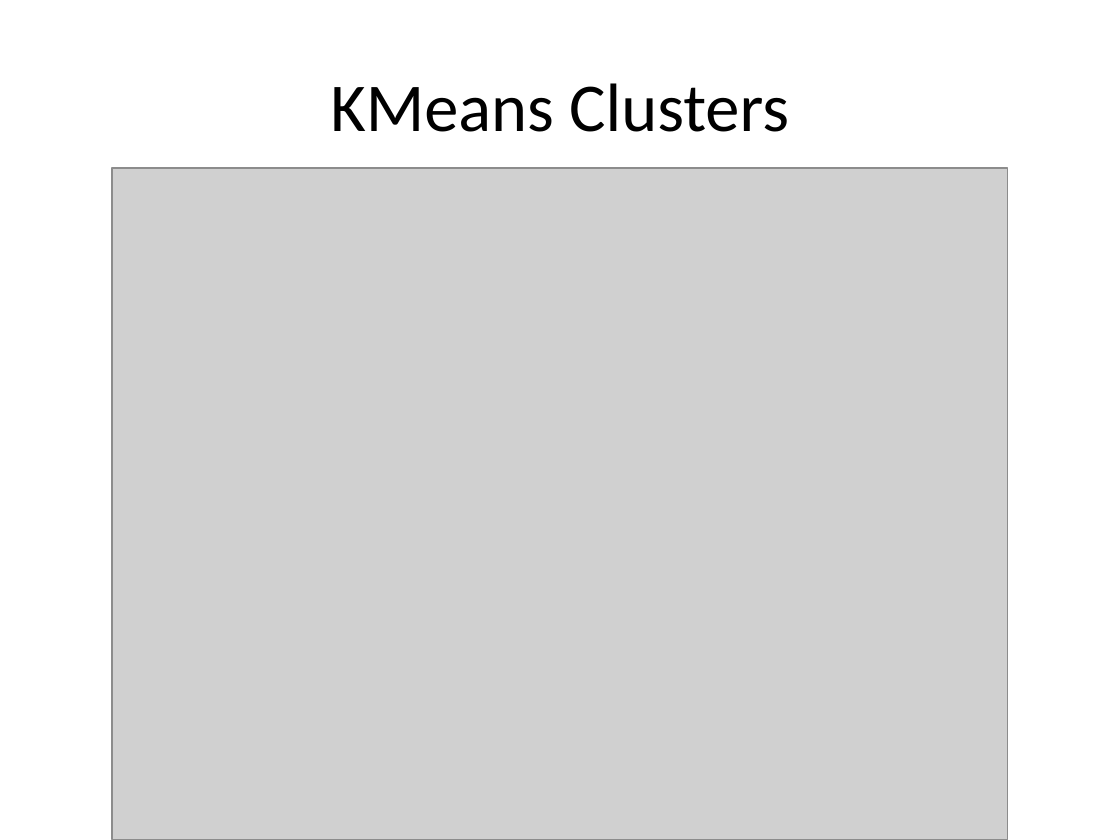
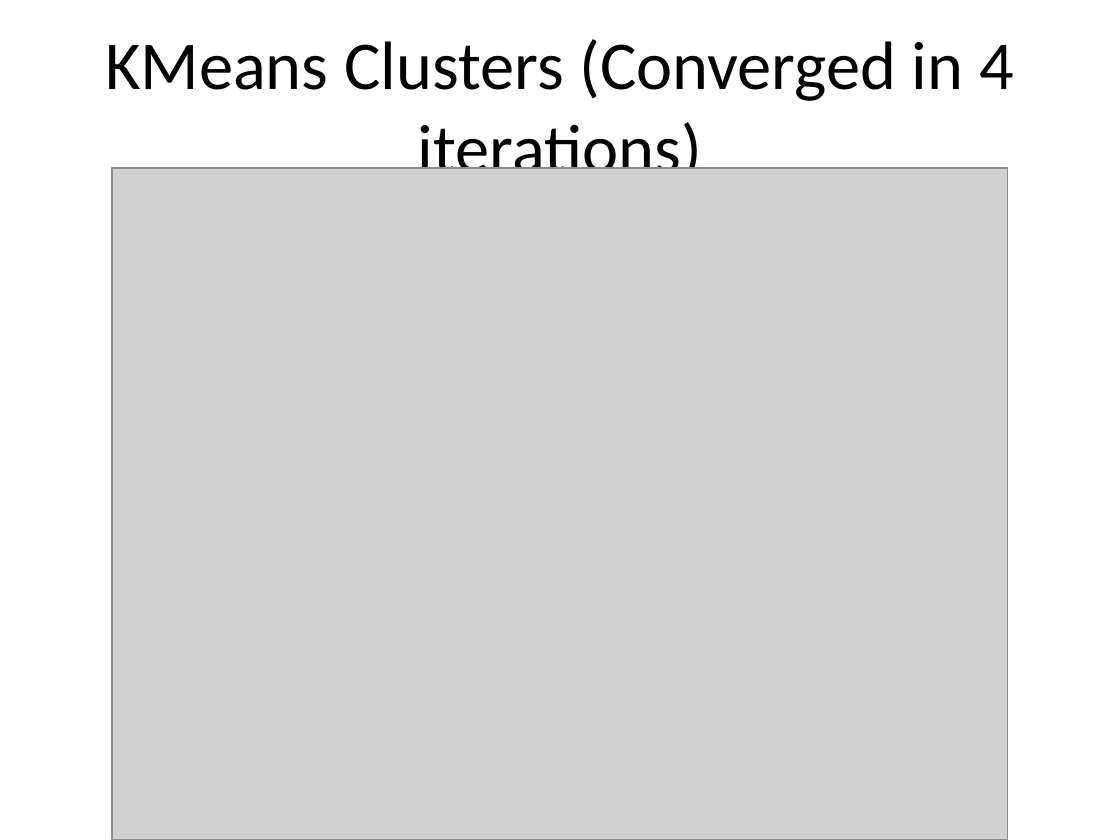
Before and after one commit to DenizIsikli/62533-62T22Appliedmachinelearningandbigdata, a slide deck: slide 3 of Project/Results/VisualizationAndEvaluation/Cluster_Evaluation_Presentation.pptx. Drawn at 1120x840 pixels with LibreOffice and Linux fonts; fonts in the diff are those of the drawing; grey boxes stand for pictures. Boxes give left, top, right and bottom in pixels: in the first picture for what was removed or moved away, otherwise in the second. Text is boxed around its words. In the diff, an @@ line names an element or a change of style, - is before the commit and + after.

Commit message:
Implemented iterations

```diff
--- a/Project/Results/VisualizationAndEvaluation/Cluster_Evaluation_Presentation.pptx
+++ b/Project/Results/VisualizationAndEvaluation/Cluster_Evaluation_Presentation.pptx
@@ title at box(105, 39, 1014, 188): text changed @@
-KMeans Clusters
+KMeans Clusters (Converged in 4 iterations)
```
Also in this commit, not shown: 1 other slide changed, 11 other files.
